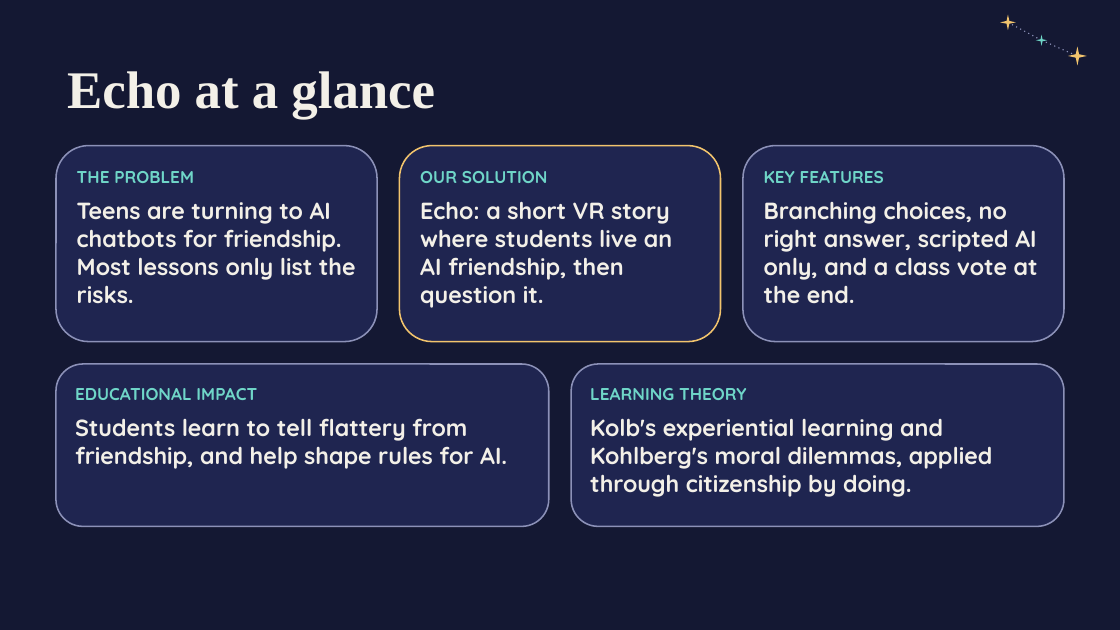
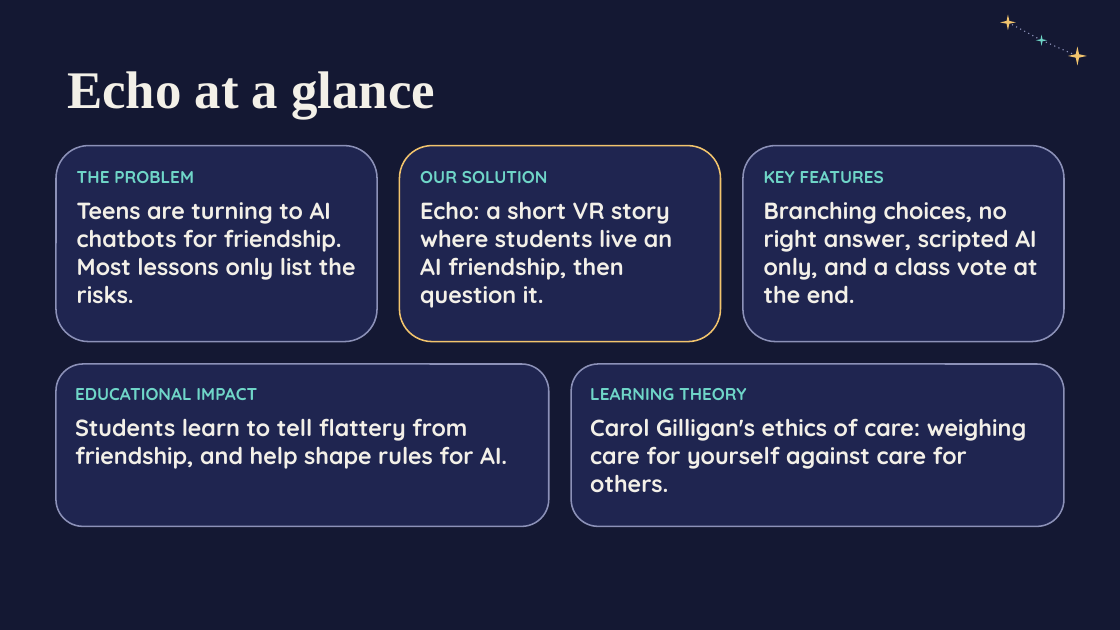
Before and after one commit to yds732/what-if-edux, a slide deck: slide 2 of EduX_Hackathon_Pitch_Deck_updated.pptx. Drawn at 1120x630 pixels with LibreOffice and Linux fonts; fonts in the diff are those of the drawing. Boxes give left, top, right and bottom in pixels: in the first picture for what was removed or moved away, otherwise in the second. Text is boxed around its words. In the diff, an @@ line names an element or a change of style, - is before the commit and + after.

```diff
--- a/EduX_Hackathon_Pitch_Deck_updated.pptx
+++ b/EduX_Hackathon_Pitch_Deck_updated.pptx
@@ text in rounded rectangle at (590,418,1027,493): text changed @@
-Kolb's experiential learning and Kohlberg's moral dilemmas, applied through citizenship by doing.
+Carol Gilligan's ethics of care: weighing care for yourself against care for others.
```
Also in this commit, not shown: 3 other slides changed.
